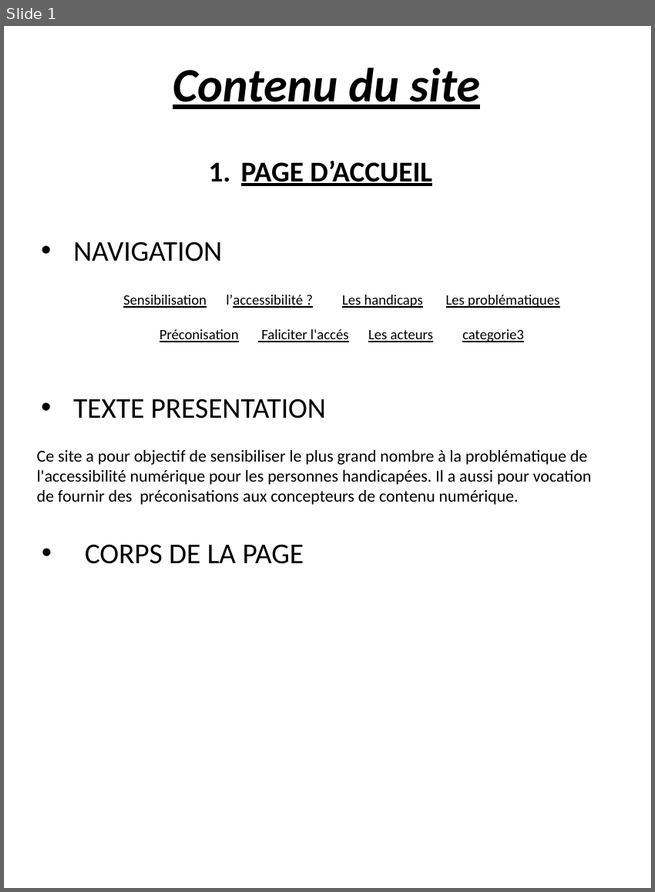
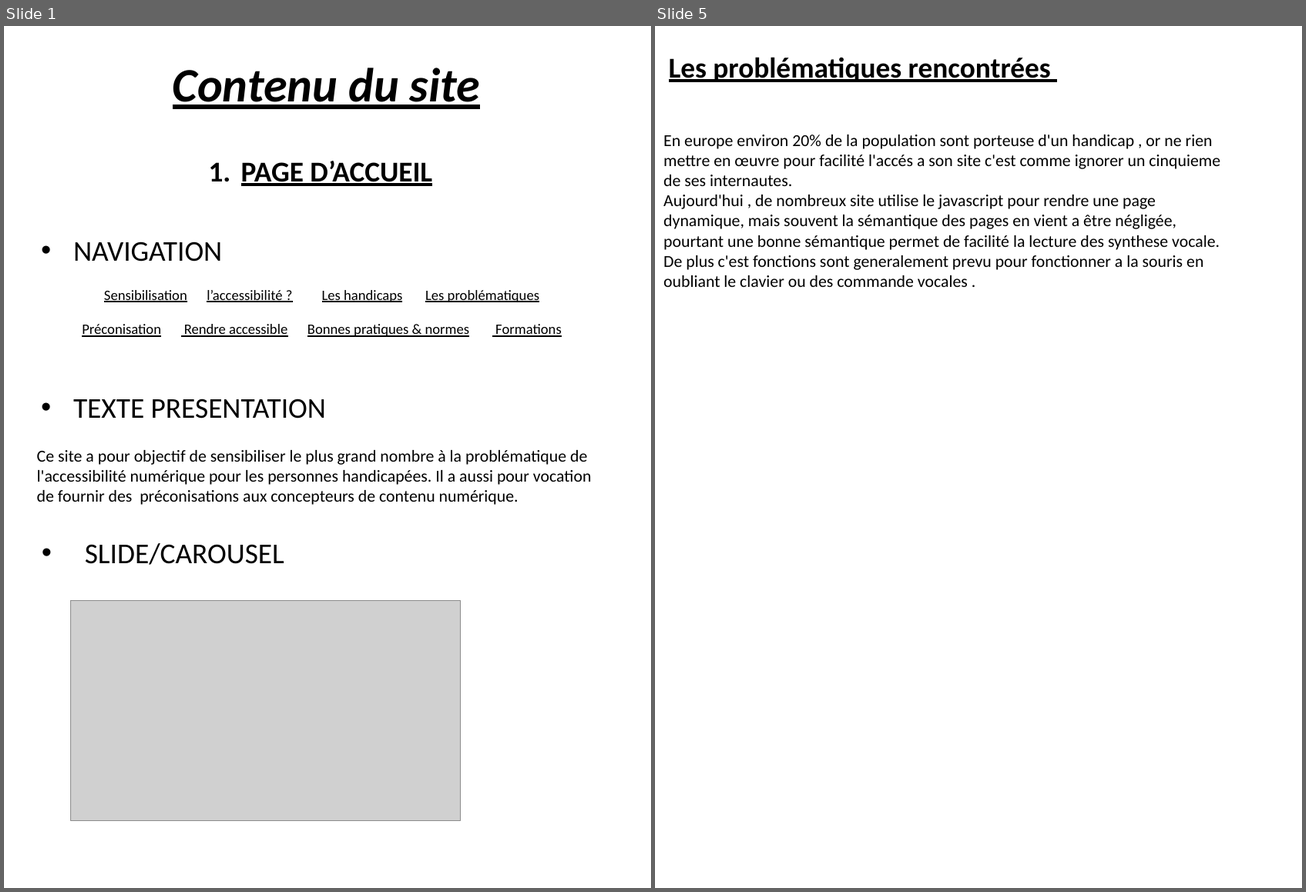
Before and after one commit to Bourg-en-Stress/accessibility, a slide deck: design/mockups/contenu.pptx. Shown side by side, each under a label of ours: slide 1 before the commit, slides 1 and 5 after it; the slides between them are not shown. The pictures are 655x892 and 1306x892 pixels, drawn with LibreOffice and Linux fonts; fonts in the diff are those of the drawing; grey boxes stand for pictures. Boxes give left, top, right and bottom in pixels: in the first picture for what was removed or moved away, otherwise in the second. Text is boxed around its words. In the diff, an @@ line names an element or a change of style, - is before the commit and + after.

```diff
--- a/design/mockups/contenu.pptx
+++ b/design/mockups/contenu.pptx
@@ slide 5 added at (655,26,1302,888), background #FFFFFF @@
@@ text added at (663,57,1220,287), 14 pt, text #000000 @@
+Les problématiques rencontrées
+En europe environ 20% de la population sont porteuse d'un handicap , or ne rien mettre en œuvre pour facilité l'accés a son site c'est comme ignorer un cinquieme de ses internautes.
+Aujourd'hui , de nombreux site utilise le javascript pour rendre une page dynamique, mais souvent la sémantique des pages en vient a être négligée, pourtant une bonne sémantique permet de facilité la lecture des synthese vocale.
+De plus c'est fonctions sont generalement prevu pour fonctionner a la souris en oubliant le clavier ou des commande vocales .
@@ slide 1 changed as well @@
@@ text "Sensibilisation l’accessibilité ? Les handicaps ...": place and size @@
-text "Sensibilisation l’accessibilité ? Les handicaps ..." at (123,295,524,342)
+text "Sensibilisation l’accessibilité ? Les handicaps ..." at (104,290,561,337)
@@ text at (104,290,539,302): underline on in "l’accessibilité" @@
@@ text at (307,324,561,337): text changed @@
-Préconisation Faliciter l'accés Les acteurs categorie3
+Préconisation Rendre accessible Bonnes pratiques & normes Formations
@@ text at (85,543,284,565): text changed @@
-• CORPS DE LA PAGE
+• SLIDE/CAROUSEL
@@ picture added at (71,601,461,821) @@
```
Also in this commit, not shown: 1 other slide changed, 5 other slides added, 1 slide removed, 3 other files.
